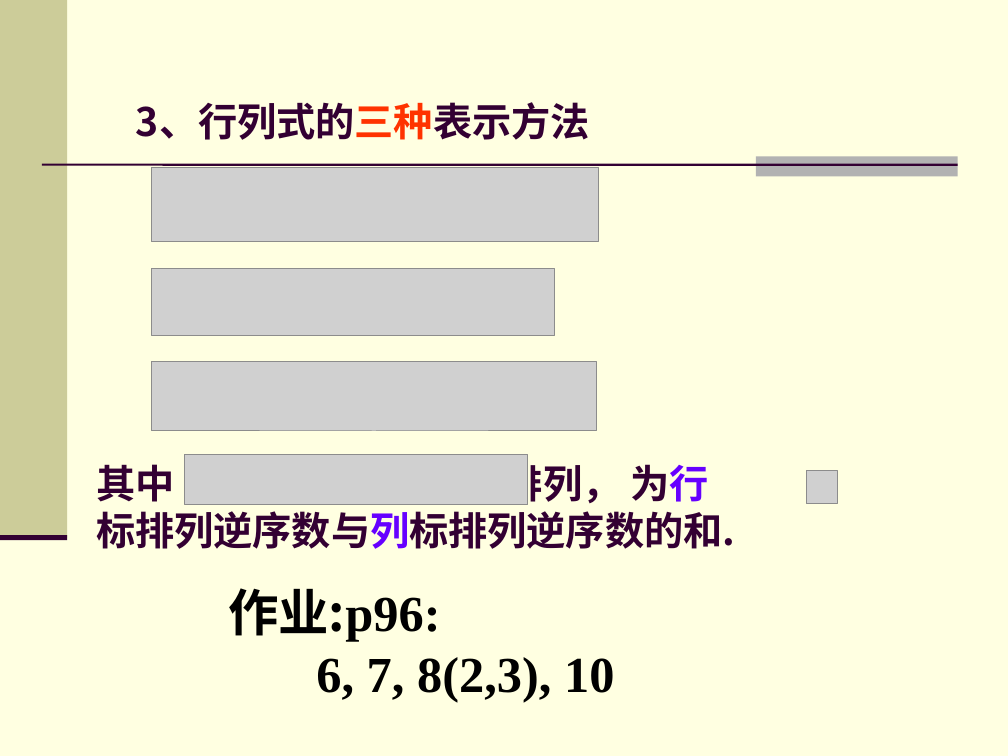
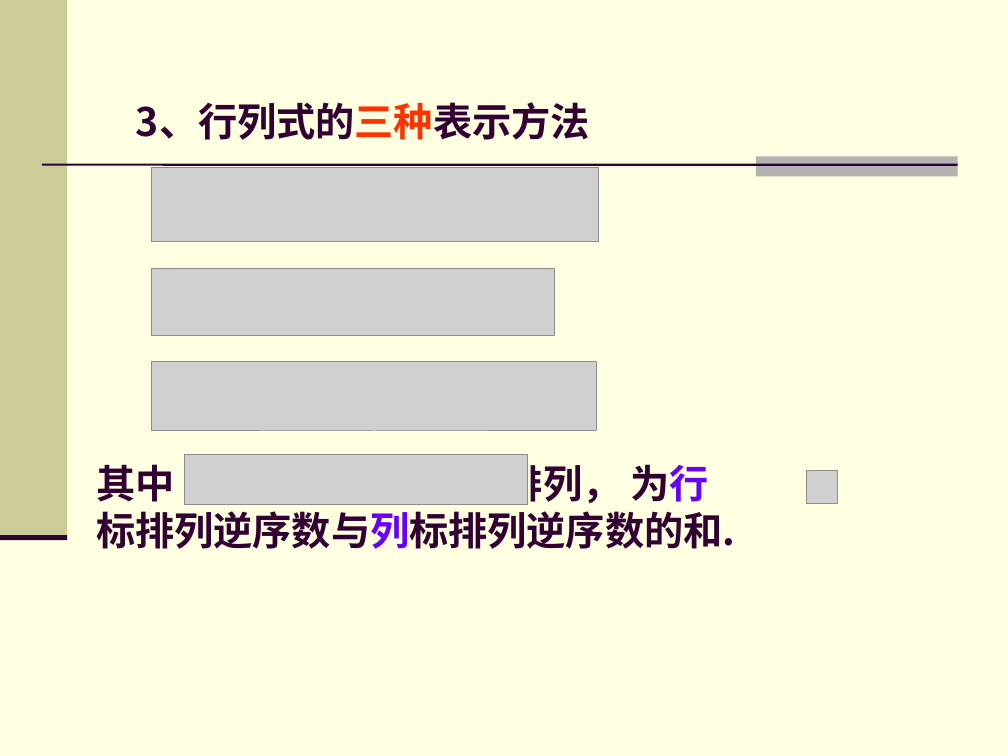
Before and after one commit to zhangbiaomath/zhangbiaomath.github.io, a slide deck: slide 59 of teaching/gaodai/课件/第2章-行列式.ppt (slide 61 before the commit). Drawn at 1008x756 pixels with LibreOffice and Linux fonts; fonts in the diff are those of the drawing; grey boxes stand for pictures. Boxes give left, top, right and bottom in pixels: in the first picture for what was removed or moved away, otherwise in the second. Text is boxed around its words. In the diff, an @@ line names an element or a change of style, - is before the commit and + after.

```diff
--- a/teaching/gaodai/课件/第2章-行列式.ppt
+++ b/teaching/gaodai/课件/第2章-行列式.ppt
@@ text removed at (x1=228, y1=588, x2=614, y2=703) @@
-作业:p96:
-6, 7, 8(2,3), 10
```
Also in this commit, not shown: 11 other slides changed, 5 slides removed, 16 other files.
